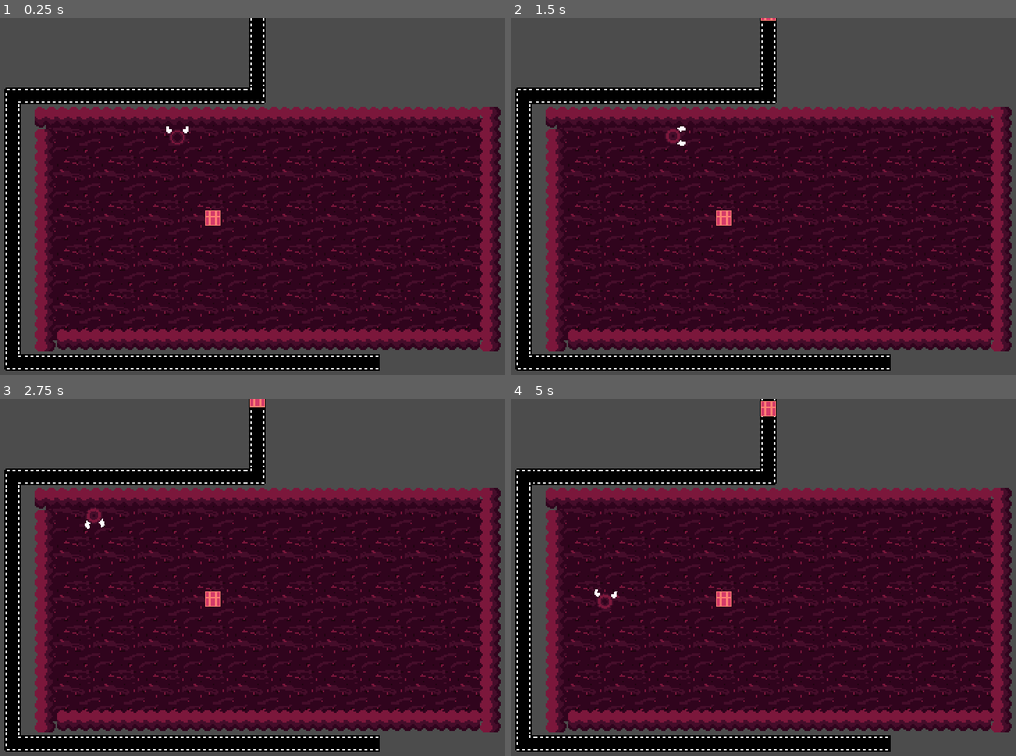
Above: before the commit, frames 1-4 (two rows, left to right).
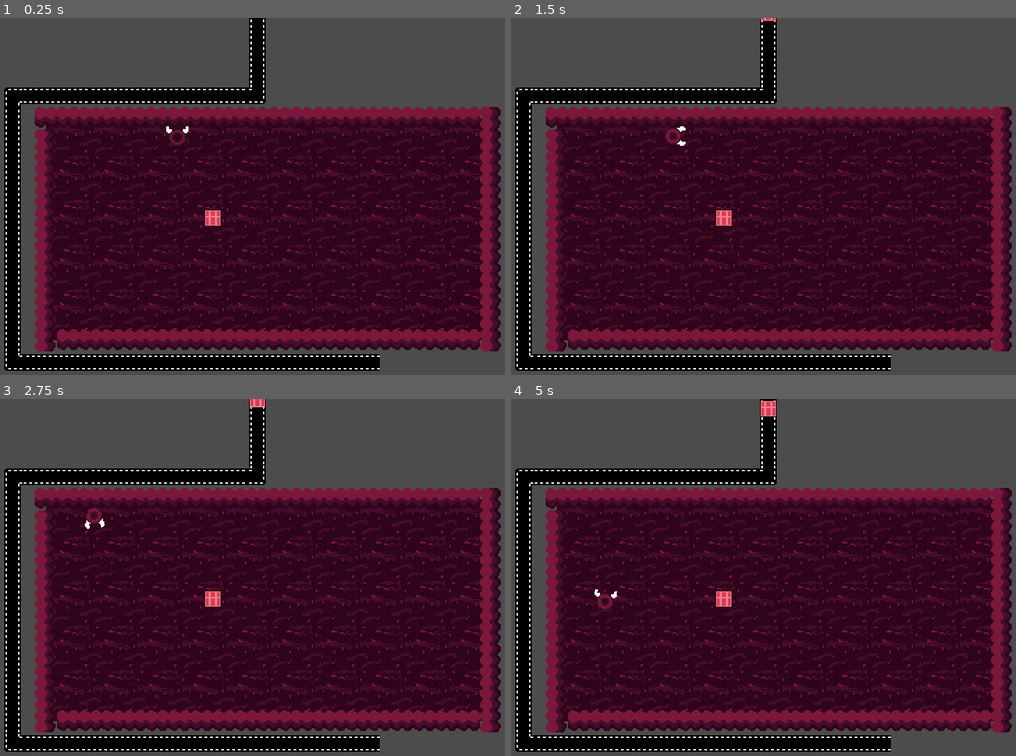
Above: after the commit, the same moments.

Repository: Flipez/arnold
Game: Godot game, scene res://Scenes/MainLevel.tscn
Two runs of this game, one before a commit and one after it. Both use one fixed random seed, a clock stepped at 60 frames per second and the inputs below.
Inputs:
- Up to frame 1 (0.25 s): no input
- Up to frame 2 (1.5 s): hold Right (ui_right) 0.53-1.28 s; tap Space (ui_select) at 0.77 s; tap Enter at 1.25 s; hold Down (ui_down) from 1.28 s (still down)
- Up to frame 3 (2.75 s): tap Space (ui_select) at 1.52 s; release Down (ui_down) at 2.03 s; hold Right (ui_right) from 2.03 s (still down)
- Up to frame 4 (5 s): release Right (ui_right) at 2.78 s; hold Up (ui_up) 2.78-3.53 s; tap Space (ui_select) at 3.02, 3.77, 4.52 s; hold Left (ui_left) from 3.53 s (still down)

The runs differ from the first frame. In frame 1, 0.7% of the frame differs, in the area x 1-76%, y 0-99%; in frame 2, 0.7%; in frame 3, 0.7%; in frame 4, 1.4%.

Commit message:
stop autoplay

Diff:
--- a/Scenes/MainLevel.tscn
+++ b/Scenes/MainLevel.tscn
@@ -147,95 +147,91 @@
 [node name="AnimatedSprite" type="AnimatedSprite" parent="Belt"]
 rotation = 1.5708
 frames = SubResource( 7 )
-playing = true
+frame = 1
 
 [node name="AnimatedSprite2" type="AnimatedSprite" parent="Belt"]
 position = Vector2( 0, 16 )
 rotation = 1.5708
 frames = SubResource( 7 )
-playing = true
+frame = 1
 
 [node name="AnimatedSprite3" type="AnimatedSprite" parent="Belt"]
 position = Vector2( 0, 48 )
 rotation = 4.71239
 frames = SubResource( 12 )
-playing = true
+frame = 1
 
 [node name="AnimatedSprite4" type="AnimatedSprite" parent="Belt"]
 position = Vector2( 0, 32 )
 rotation = 1.5708
 frames = SubResource( 7 )
-playing = true
+frame = 1
 
 [node name="AnimatedSprite5" type="AnimatedSprite" parent="Belt"]
 position = Vector2( -16, 48 )
 rotation = 3.14159
 frames = SubResource( 7 )
-playing = true
+frame = 1
 
 [node name="AnimatedSprite6" type="AnimatedSprite" parent="Belt"]
 position = Vector2( -32, 48 )
 rotation = 3.14159
 frames = SubResource( 7 )
-playing = true
+frame = 1
 
 [node name="AnimatedSprite7" type="AnimatedSprite" parent="Belt"]
 position = Vector2( -48, 48 )
 rotation = 3.14159
 frames = SubResource( 7 )
-playing = true
+frame = 1
 
 [node name="AnimatedSprite8" type="AnimatedSprite" parent="Belt"]
 position = Vector2( -64, 48 )
 rotation = 3.14159
 frames = SubResource( 7 )
-playing = true
+frame = 1
 
 [node name="AnimatedSprite9" type="AnimatedSprite" parent="Belt"]
 position = Vector2( -80, 48 )
 rotation = 3.14159
 frames = SubResource( 7 )
-playing = true
+frame = 1
 
 [node name="AnimatedSprite10" type="AnimatedSprite" parent="Belt"]
 position = Vector2( -96, 48 )
 rotation = 3.14159
 frames = SubResource( 7 )
-playing = true
+frame = 1
 
 [node name="AnimatedSprite11" type="AnimatedSprite" parent="Belt"]
 position = Vector2( -112, 48 )
 rotation = 3.14159
 frames = SubResource( 7 )
-playing = true
+frame = 1
 
 [node name="AnimatedSprite12" type="AnimatedSprite" parent="Belt"]
 position = Vector2( -128, 48 )
 rotation = 3.14159
 frames = SubResource( 7 )
-frame = 1
-playing = true
+frame = 2
 
 [node name="AnimatedSprite13" type="AnimatedSprite" parent="Belt"]
 position = Vector2( -144, 48 )
 rotation = 3.14159
 frames = SubResource( 7 )
-frame = 1
-playing = true
+frame = 2
 
 [node name="AnimatedSprite14" type="AnimatedSprite" parent="Belt"]
 position = Vector2( -160, 48 )
 rotation = 3.14159
 frames = SubResource( 7 )
-frame = 1
-playing = true
+frame = 2
 
 [node name="AnimatedSprite15" type="AnimatedSprite" parent="Belt"]
 position = Vector2( -176, 48 )
 rotation = 4.71239
 frames = SubResource( 12 )
-frame = 1
-playing = true
+frame = 2
 flip_h = true
 flip_v = true
 
@@ -243,213 +239,185 @@
 position = Vector2( -176, 64 )
 rotation = 1.5708
 frames = SubResource( 7 )
-frame = 1
-playing = true
+frame = 2
 
 [node name="AnimatedSprite17" type="AnimatedSprite" parent="Belt"]
 position = Vector2( -176, 80 )
 rotation = 1.5708
 frames = SubResource( 7 )
-frame = 1
-playing = true
+frame = 2
 
 [node name="AnimatedSprite18" type="AnimatedSprite" parent="Belt"]
 position = Vector2( -176, 96 )
 rotation = 1.5708
 frames = SubResource( 7 )
-frame = 1
-playing = true
+frame = 2
 
 [node name="AnimatedSprite19" type="AnimatedSprite" parent="Belt"]
 position = Vector2( -176, 112 )
 rotation = 1.5708
 frames = SubResource( 7 )
-frame = 1
-playing = true
+frame = 2
 
 [node name="AnimatedSprite20" type="AnimatedSprite" parent="Belt"]
 position = Vector2( -176, 128 )
 rotation = 1.5708
 frames = SubResource( 7 )
-frame = 1
-playing = true
+frame = 2
 
 [node name="AnimatedSprite21" type="AnimatedSprite" parent="Belt"]
 position = Vector2( -176, 144 )
 rotation = 1.5708
 frames = SubResource( 7 )
-frame = 1
-playing = true
+frame = 2
 
 [node name="AnimatedSprite22" type="AnimatedSprite" parent="Belt"]
 position = Vector2( -176, 160 )
 rotation = 1.5708
 frames = SubResource( 7 )
-frame = 1
-playing = true
+frame = 2
 
 [node name="AnimatedSprite23" type="AnimatedSprite" parent="Belt"]
 position = Vector2( -176, 176 )
 rotation = 1.5708
 frames = SubResource( 7 )
-frame = 1
-playing = true
+frame = 2
 
 [node name="AnimatedSprite24" type="AnimatedSprite" parent="Belt"]
 position = Vector2( -176, 192 )
 rotation = 1.5708
 frames = SubResource( 7 )
-frame = 1
-playing = true
+frame = 2
 
 [node name="AnimatedSprite25" type="AnimatedSprite" parent="Belt"]
 position = Vector2( -176, 208 )
 rotation = 1.5708
 frames = SubResource( 7 )
-frame = 1
-playing = true
+frame = 2
 
 [node name="AnimatedSprite26" type="AnimatedSprite" parent="Belt"]
 position = Vector2( -176, 224 )
 rotation = 1.5708
 frames = SubResource( 7 )
-frame = 1
-playing = true
+frame = 2
 
 [node name="AnimatedSprite27" type="AnimatedSprite" parent="Belt"]
 position = Vector2( -176, 240 )
 rotation = 4.71239
 frames = SubResource( 12 )
-frame = 1
-playing = true
+frame = 2
 flip_v = true
 
 [node name="AnimatedSprite28" type="AnimatedSprite" parent="Belt"]
 position = Vector2( -160, 240 )
 rotation = 3.14159
 frames = SubResource( 7 )
-frame = 1
-playing = true
+frame = 2
 flip_h = true
 
 [node name="AnimatedSprite29" type="AnimatedSprite" parent="Belt"]
 position = Vector2( -144, 240 )
 rotation = 3.14159
 frames = SubResource( 7 )
-frame = 1
-playing = true
+frame = 2
 flip_h = true
 
 [node name="AnimatedSprite30" type="AnimatedSprite" parent="Belt"]
 position = Vector2( -128, 240 )
 rotation = 3.14159
 frames = SubResource( 7 )
-frame = 1
-playing = true
+frame = 2
 flip_h = true
 
 [node name="AnimatedSprite31" type="AnimatedSprite" parent="Belt"]
 position = Vector2( -112, 240 )
 rotation = 3.14159
 frames = SubResource( 7 )
-frame = 1
-playing = true
+frame = 2
 flip_h = true
 
 [node name="AnimatedSprite32" type="AnimatedSprite" parent="Belt"]
 position = Vector2( -96, 240 )
 rotation = 3.14159
 frames = SubResource( 7 )
-frame = 1
-playing = true
+frame = 2
 flip_h = true
 
 [node name="AnimatedSprite33" type="AnimatedSprite" parent="Belt"]
 position = Vector2( -80, 240 )
 rotation = 3.14159
 frames = SubResource( 7 )
-frame = 1
-playing = true
+frame = 2
 flip_h = true
 
 [node name="AnimatedSprite34" type="AnimatedSprite" parent="Belt"]
 position = Vector2( -63.9999, 240 )
 rotation = 3.14159
 frames = SubResource( 7 )
-frame = 1
-playing = true
+frame = 2
 flip_h = true
 
 [node name="AnimatedSprite35" type="AnimatedSprite" parent="Belt"]
 position = Vector2( -47.9999, 240 )
 rotation = 3.14159
 frames = SubResource( 7 )
-frame = 1
-playing = true
+frame = 2
 flip_h = true
 
 [node name="AnimatedSprite36" type="AnimatedSprite" parent="Belt"]
 position = Vector2( -32, 240 )
 rotation = 3.14159
 frames = SubResource( 7 )
-frame = 1
-playing = true
+frame = 2
 flip_h = true
 
 [node name="AnimatedSprite37" type="AnimatedSprite" parent="Belt"]
 position = Vector2( -16, 240 )
 rotation = 3.14159
 frames = SubResource( 7 )
-frame = 1
-playing = true
+frame = 2
 flip_h = true
 
 [node name="AnimatedSprite38" type="AnimatedSprite" parent="Belt"]
 position = Vector2( 6.10352e-05, 240 )
 rotation = 3.14159
 frames = SubResource( 7 )
-frame = 1
-playing = true
+frame = 2
 flip_h = true
 
 [node name="AnimatedSprite39" type="AnimatedSprite" parent="Belt"]
 position = Vector2( 16.0001, 240 )
 rotation = 3.14159
 frames = SubResource( 7 )
-frame = 1
-playing = true
+frame = 2
 flip_h = true
 
 [node name="AnimatedSprite40" type="AnimatedSprite" parent="Belt"]
 position = Vector2( 32.0001, 240 )
 rotation = 3.14159
 frames = SubResource( 7 )
-frame = 1
-playing = true
+frame = 2
 flip_h = true
 
 [node name="AnimatedSprite41" type="AnimatedSprite" parent="Belt"]
 position = Vector2( 48.0001, 240 )
 rotation = 3.14159
 frames = SubResource( 7 )
-frame = 1
-playing = true
+frame = 2
 flip_h = true
 
 [node name="AnimatedSprite42" type="AnimatedSprite" parent="Belt"]
 position = Vector2( 64.0001, 240 )
 rotation = 3.14159
 frames = SubResource( 7 )
-frame = 1
-playing = true
+frame = 2
 flip_h = true
 
 [node name="AnimatedSprite43" type="AnimatedSprite" parent="Belt"]
 position = Vector2( 80.0001, 240 )
 rotation = 3.14159
 frames = SubResource( 7 )
-frame = 1
-playing = true
+frame = 2
 flip_h = true
 
 [node name="Player" parent="." instance=ExtResource( 2 )]
